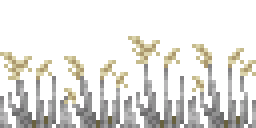
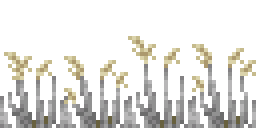
Two versions of the same layered image (256 x 128). Layer-by-layer changes:
painted on "Layer" over [0, 40, 160, 80]
